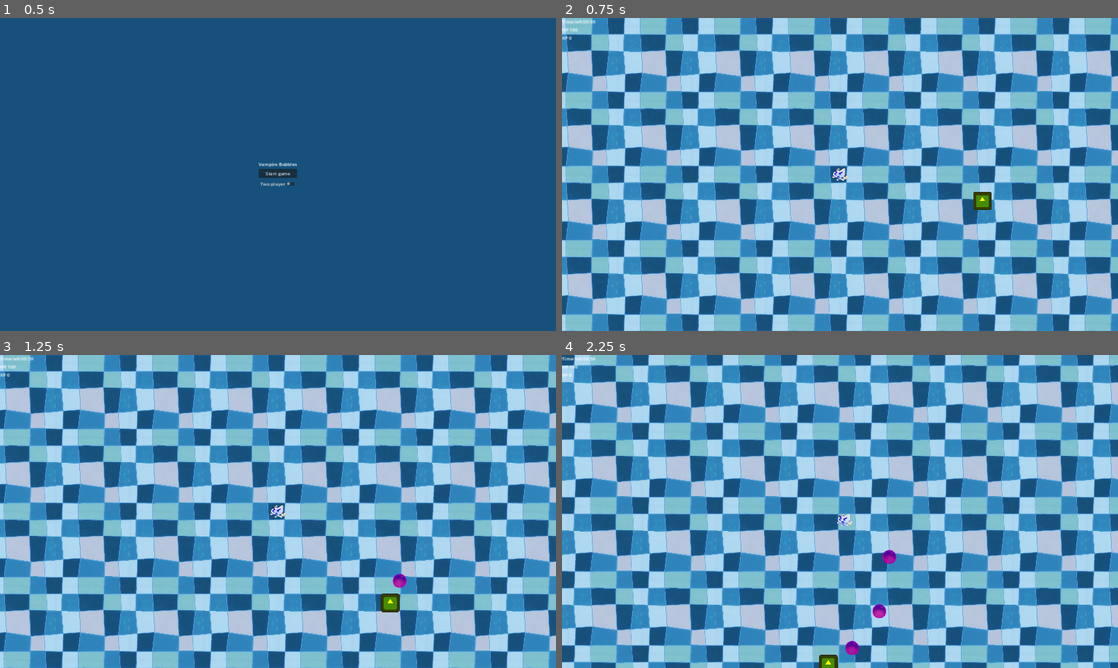
Above: before the commit, frames 1-4 (two rows, left to right).
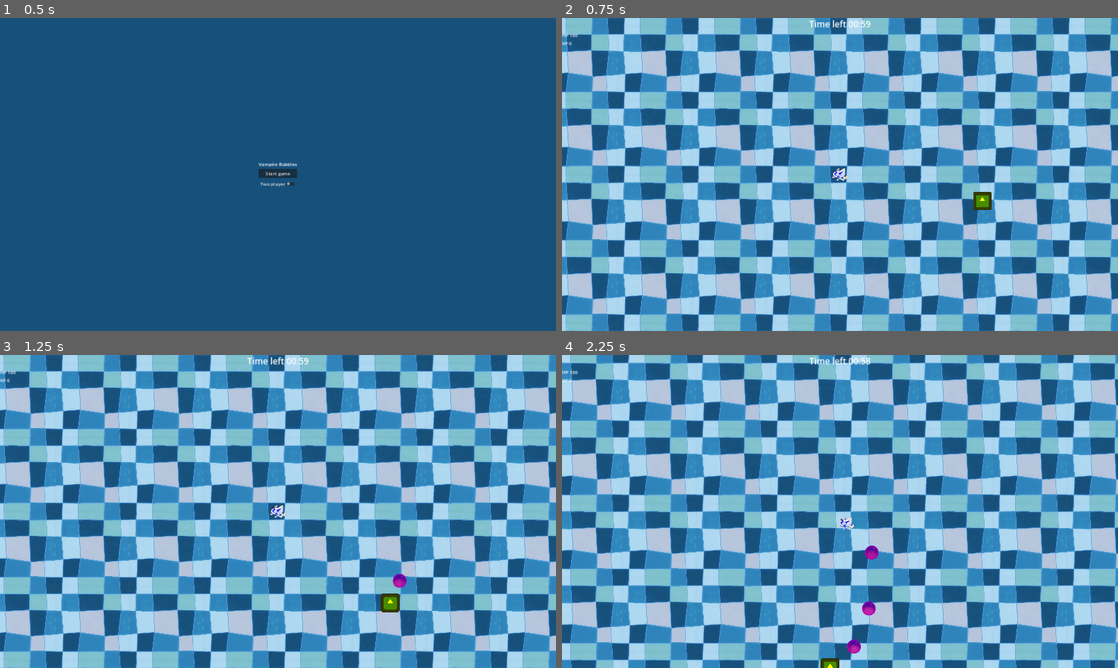
Above: after the commit, the same moments.

Repository: eloneonn/vampire-bubbles
Game: Godot game, scene res://scenes/game.tscn
Two runs of this game, one before a commit and one after it. Both use one fixed random seed, a clock stepped at 60 frames per second and the inputs below. The engine's default icon, where the game draws it, is replaced by a stand-in: a white triangle on a blue panel in a dark square.
Inputs (mouse positions are in pixels of both pictures, inside the frame that each line leads up to):
- Up to frame 1 (0.5 s): no input
- Up to frame 2 (0.75 s): click "Start game" at 0.5 s
- Up to frame 3 (1.25 s): no input
- Up to frame 4 (2.25 s): move the mouse to (962, 495) at 1.27 s; hold D (right) 1.28-2.03 s; move the mouse to (728, 527) at 2.02 s; hold S (down) from 2.03 s (still down)

Frame 1 is identical in both runs. In frame 2, 0.3% of the frame differs, in the area x 0-56%, y 0-9%; in frame 3, 0.3%; in frame 4, 83%, in the area x 0-100%, y 0-100%.

Commit message:
damageindicator

Diff:
--- /dev/null
+++ b/scenes/DamageIndicator.tscn
@@ -0,0 +1,93 @@
+[gd_scene load_steps=5 format=3 uid="uid://xfx0i7buammi"]
+
+[ext_resource type="Script" path="res://scripts/damage_indicator.gd" id="1_43wvx"]
+
+[sub_resource type="Animation" id="Animation_cwtqv"]
+resource_name = "fade"
+tracks/0/type = "method"
+tracks/0/imported = false
+tracks/0/enabled = true
+tracks/0/path = NodePath(".")
+tracks/0/interp = 1
+tracks/0/loop_wrap = true
+tracks/0/keys = {
+"times": PackedFloat32Array(1),
+"transitions": PackedFloat32Array(1),
+"values": [{
+"args": [],
+"method": &"queue_free"
+}]
+}
+tracks/1/type = "value"
+tracks/1/imported = false
+tracks/1/enabled = true
+tracks/1/path = NodePath(".:position")
+tracks/1/interp = 1
+tracks/1/loop_wrap = true
+tracks/1/keys = {
+"times": PackedFloat32Array(0, 1),
+"transitions": PackedFloat32Array(1, 1),
+"update": 0,
+"values": [Vector2(0, 0), Vector2(0, -40)]
+}
+tracks/2/type = "value"
+tracks/2/imported = false
+tracks/2/enabled = true
+tracks/2/path = NodePath(".:modulate")
+tracks/2/interp = 1
+tracks/2/loop_wrap = true
+tracks/2/keys = {
+"times": PackedFloat32Array(0, 1),
+"transitions": PackedFloat32Array(1, 1),
+"update": 0,
+"values": [Color(1, 1, 1, 1), Color(1, 1, 1, 0)]
+}
+
+[sub_resource type="Animation" id="Animation_iqadx"]
+length = 0.001
+tracks/0/type = "value"
+tracks/0/imported = false
+tracks/0/enabled = true
+tracks/0/path = NodePath(".:position")
+tracks/0/interp = 1
+tracks/0/loop_wrap = true
+tracks/0/keys = {
+"times": PackedFloat32Array(0),
+"transitions": PackedFloat32Array(1),
+"update": 0,
+"values": [Vector2(0, -40)]
+}
+tracks/1/type = "value"
+tracks/1/imported = false
+tracks/1/enabled = true
+tracks/1/path = NodePath(".:modulate")
+tracks/1/interp = 1
+tracks/1/loop_wrap = true
+tracks/1/keys = {
+"times": PackedFloat32Array(0),
+"transitions": PackedFloat32Array(1),
+"update": 0,
+"values": [Color(1, 1, 1, 0)]
+}
+
+[sub_resource type="AnimationLibrary" id="AnimationLibrary_2yerf"]
+_data = {
+"RESET": SubResource("Animation_iqadx"),
+"fade": SubResource("Animation_cwtqv")
+}
+
+[node name="DamageIndicator" type="Node2D"]
+modulate = Color(1, 1, 1, 0)
+position = Vector2(0, -40)
+script = ExtResource("1_43wvx")
+
+[node name="Label" type="Label" parent="."]
+offset_right = 40.0
+offset_bottom = 23.0
+theme_override_font_sizes/font_size = 20
+text = "0"
+
+[node name="AnimationPlayer" type="AnimationPlayer" parent="."]
+libraries = {
+"": SubResource("AnimationLibrary_2yerf")
+}
--- a/scenes/bubble.tscn
+++ b/scenes/bubble.tscn
@@ -15,7 +15,17 @@
 [sub_resource type="CircleShape2D" id="CircleShape2D_awqkn"]
 radius = 45.0
 
+[sub_resource type="Animation" id="Animation_6glqa"]
+resource_name = "hit"
+
+[sub_resource type="AnimationLibrary" id="AnimationLibrary_1d5f0"]
+_data = {
+"hit": SubResource("Animation_6glqa")
+}
+
 [node name="Bubble" type="CharacterBody2D" groups=["enemies"]]
+collision_layer = 2
+collision_mask = 0
 script = ExtResource("1_78a5o")
 
 [node name="Sprite2D" type="Sprite2D" parent="."]
@@ -46,4 +56,9 @@
 [node name="CollisionShape2D" type="CollisionShape2D" parent="Hurtbox"]
 shape = SubResource("CircleShape2D_awqkn")
 
+[node name="AnimationPlayer" type="AnimationPlayer" parent="."]
+libraries = {
+"": SubResource("AnimationLibrary_1d5f0")
+}
+
 [connection signal="health_depleted" from="Health" to="." method="_on_health_health_depleted"]
--- a/scenes/player.tscn
+++ b/scenes/player.tscn
@@ -82,12 +82,14 @@
 
 [node name="VBoxContainer" type="VBoxContainer" parent="Camera2D/HUD/MarginContainer/HBoxContainer"]
 layout_mode = 2
+size_flags_horizontal = 3
 
 [node name="TimerLable" type="Label" parent="Camera2D/HUD/MarginContainer/HBoxContainer/VBoxContainer"]
 layout_mode = 2
+theme_override_font_sizes/font_size = 30
 text = "perkele
 "
-vertical_alignment = 2
+horizontal_alignment = 1
 
 [node name="HealthLable" type="Label" parent="Camera2D/HUD/MarginContainer/HBoxContainer/VBoxContainer"]
 layout_mode = 2
@@ -134,5 +136,7 @@
 "": SubResource("AnimationLibrary_swakf")
 }
 
+[node name="AnimatedSprite2D" type="AnimatedSprite2D" parent="."]
+
 [connection signal="health_depleted" from="Health" to="." method="_on_health_health_depleted"]
 [connection signal="lost_health" from="Health" to="." method="_on_health_lost_health"]
--- /dev/null
+++ b/scripts/damage_indicator.gd
@@ -0,0 +1,9 @@
+class_name DamageIndicator extends Node2D
+
+var damage = 0
+@onready var animation_player: AnimationPlayer = $AnimationPlayer
+@onready var label: Label = $Label
+
+func _ready() -> void:
+	label.text = str(damage)
+	animation_player.play("fade")
--- a/scripts/health.gd
+++ b/scripts/health.gd
@@ -2,12 +2,21 @@
 
 @export var MAX_HEALTH: float = 100
 @onready var health: float = MAX_HEALTH
+
+var damage_indicator = load("res://scenes/DamageIndicator.tscn")
 
 signal health_depleted
 signal lost_health
 
 func damage(attack: Attack) -> void:
 	lost_health.emit()
+
+	var dmg_inst: DamageIndicator = damage_indicator.instantiate()
+	dmg_inst.global_position = get_parent().global_position
+	dmg_inst.damage = attack.damage
+
+	get_tree().root.add_child(dmg_inst)
+
 	health -= attack.damage
 	if health <= 0:
 		health_depleted.emit()
--- a/scripts/player.gd
+++ b/scripts/player.gd
@@ -1,6 +1,6 @@
 extends CharacterBody2D
 
-const speed = 500.0
+const speed = 700.0
 @onready var health: Health = $Health
 @onready var time_label: Label = $Camera2D/HUD/MarginContainer/HBoxContainer/VBoxContainer/TimerLable
 @onready var health_lable: Label = $Camera2D/HUD/MarginContainer/HBoxContainer/VBoxContainer/HealthLable
Not shown: 1 places in scenes/bubble.tscn that only renumber resources
